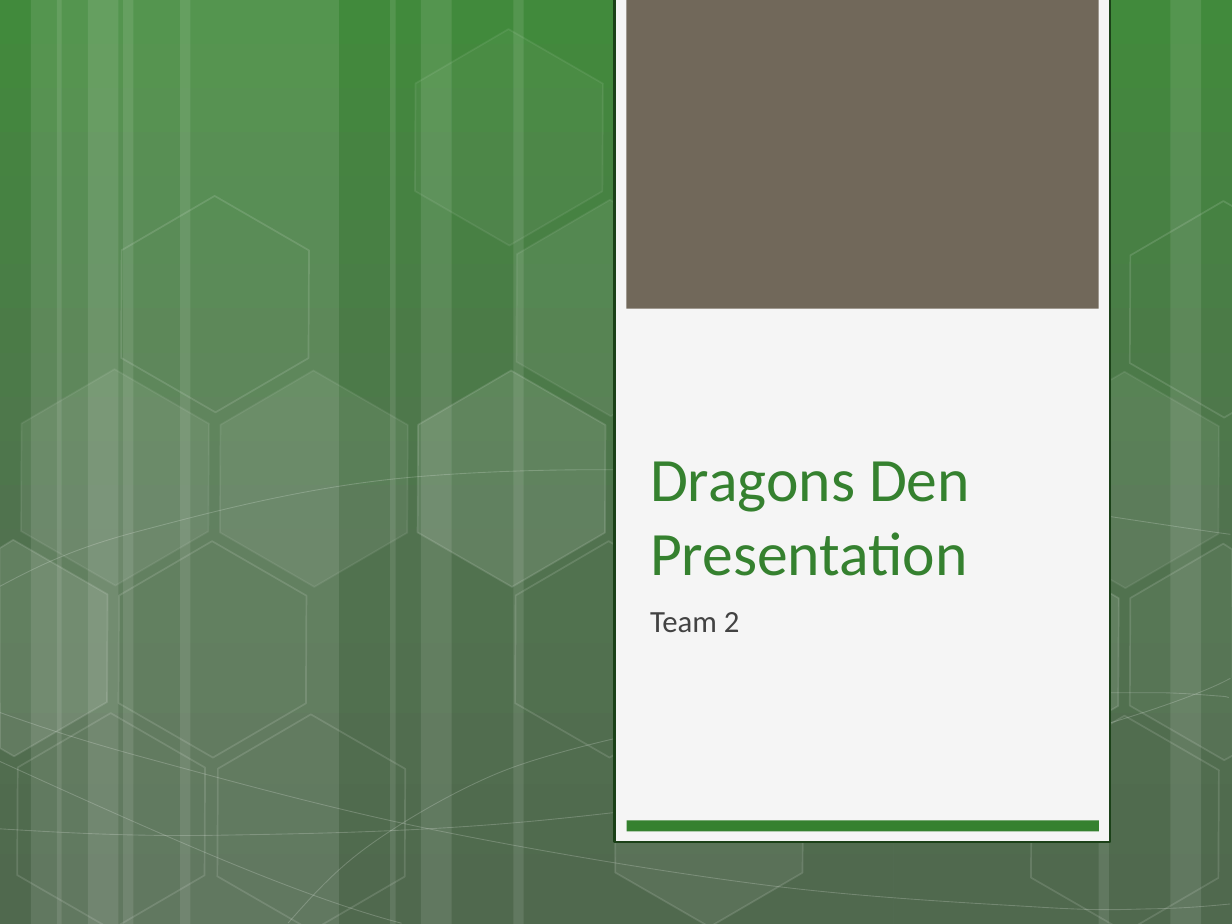
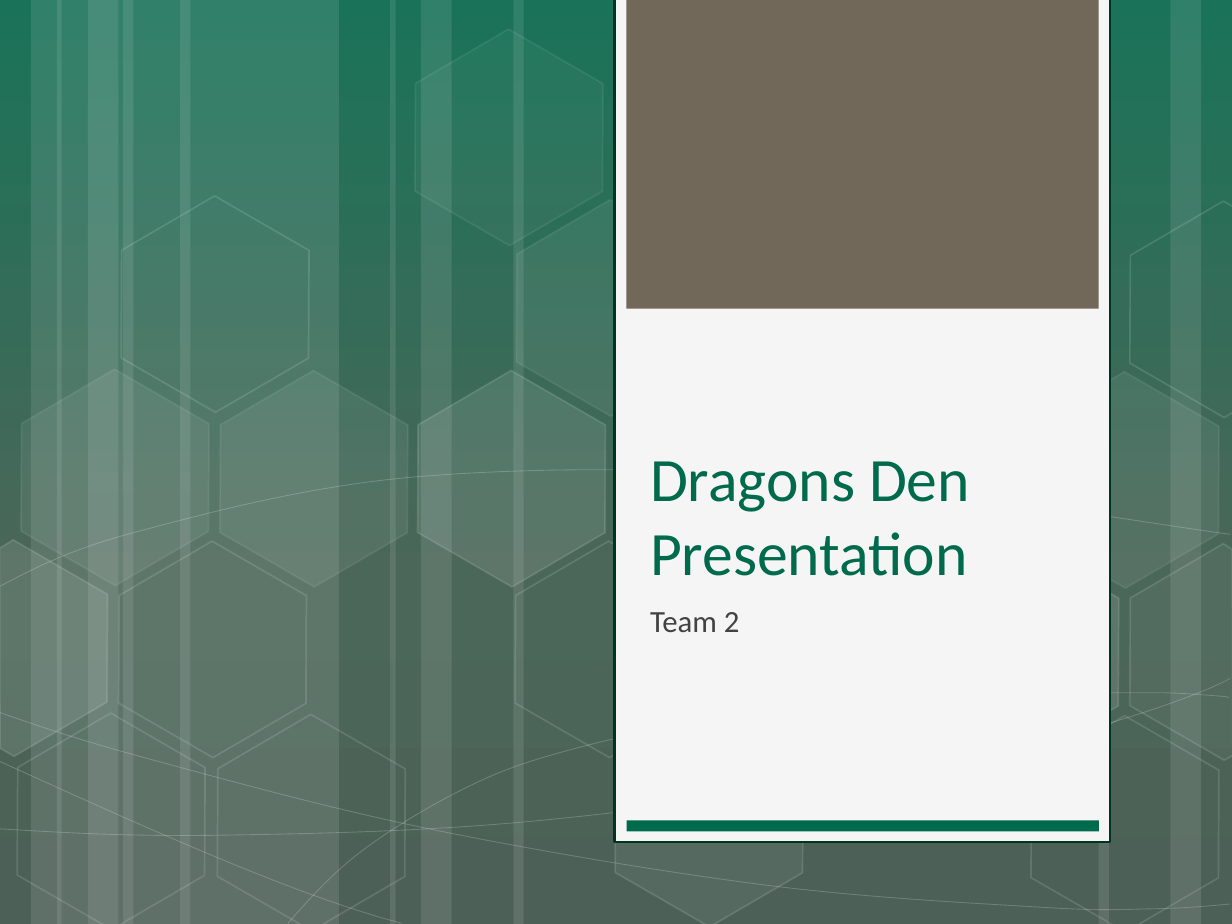
Before and after one commit to d-baranowski/Team-2, a slide deck: slide 1 of Powerpoint for Dragons Den/Dragons Den Presentation.pptx. Drawn at 1232x924 pixels with LibreOffice and Linux fonts; fonts in the diff are those of the drawing. Boxes give left, top, right and bottom in pixels: in the first picture for what was removed or moved away, otherwise in the second. Text is boxed around its words. In the diff, an @@ line names an element or a change of style, - is before the commit and + after.

```diff
--- a/Powerpoint for Dragons Den/Dragons Den Presentation.pptx
+++ b/Powerpoint for Dragons Den/Dragons Den Presentation.pptx
@@ background gradient #2D7E27 to #3E623D to #3D593C to gradient #006347 to #375648 to #385044 @@
@@ rectangle at bbox=[615, 0, 1110, 843]: outline #1B4018 1.25 pt to #003526 1.25 pt @@
@@ title "Dragons Den Presentation" at bbox=[650, 461, 970, 576]: text colour #35812F to #006A4C @@
@@ rectangle at bbox=[627, 821, 1099, 832]: fill #35812F to #006A4C @@
```
Also in this commit, not shown: 6 other slides changed, 1 slide added, 1 slide removed.
